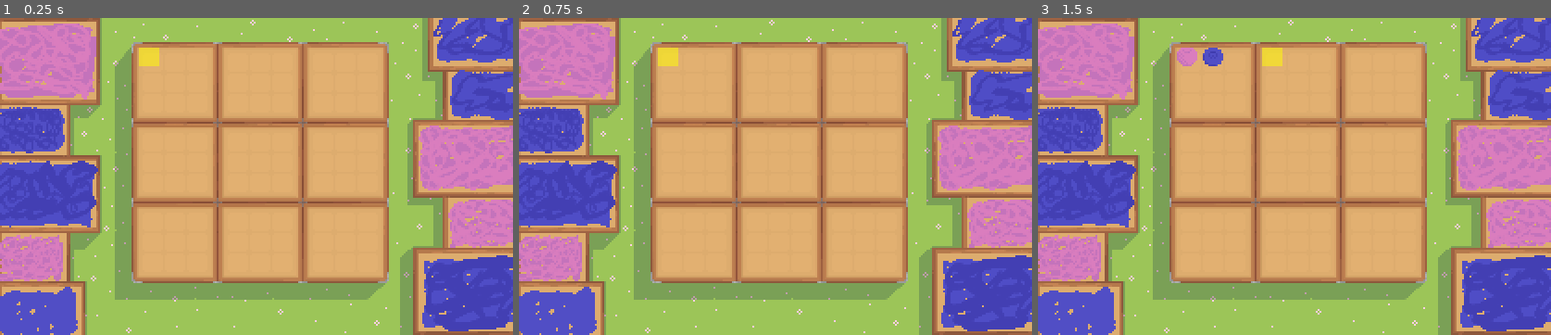
Above: before the commit, frames 1-3 (left to right).
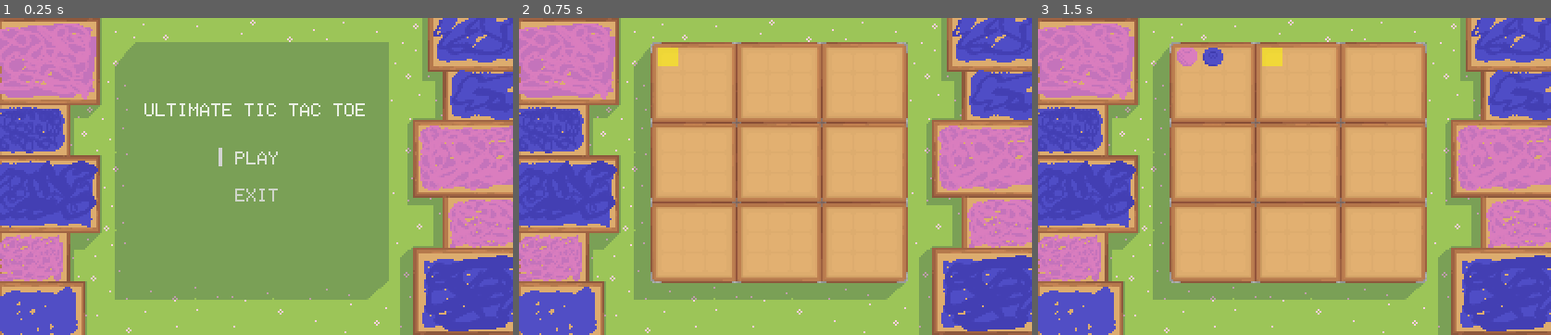
Above: after the commit, the same moments.

Repository: Foxsia/UltimateTicTacToe
Game: Godot game, scene res://scenes/screens/MainMenu.tscn
Two runs of this game, one before a commit and one after it. Both use one fixed random seed, a clock stepped at 60 frames per second and the inputs below. Before the commit the project starts from res://scenes/game/game.tscn.
Inputs (mouse positions are in pixels of both pictures, inside the frame that each line leads up to):
- Up to frame 1 (0.25 s): no input
- Up to frame 2 (0.75 s): click (775, 157) at 0.5 s, where only the run after the commit has a clickable "PLAY"
- Up to frame 3 (1.5 s): tap Enter (confirm) at 1.25 s; hold D (move_right) from 1.28 s (still down); hold Enter (confirm) from 1.28 s (still down)

The runs differ from the first frame. In frame 1, 38% of the frame differs, in the area x 25-76%, y 7-84%; in frame 2, nothing differs; in frame 3, nothing differs.

Commit message:
add main menu scene

Diff:
--- a/project.godot
+++ b/project.godot
@@ -63,7 +63,7 @@
 [application]
 
 config/name="TicTacToe"
-run/main_scene="res://scenes/game/game.tscn"
+run/main_scene="res://scenes/screens/MainMenu.tscn"
 config/icon="res://icon.png"
 
 [display]
--- /dev/null
+++ b/scenes/screens/MainMenu.tscn
@@ -0,0 +1,74 @@
+[gd_scene load_steps=8 format=2]
+
+[ext_resource path="res://assets/textures/background.png" type="Texture" id=1]
+[ext_resource path="res://assets/fonts/Doto-Black.ttf" type="DynamicFontData" id=2]
+[ext_resource path="res://scripts/screens/MainMenu.gd" type="Script" id=3]
+
+[sub_resource type="DynamicFont" id=1]
+size = 10
+font_data = ExtResource( 2 )
+
+[sub_resource type="DynamicFont" id=2]
+size = 10
+font_data = ExtResource( 2 )
+
+[sub_resource type="StyleBoxEmpty" id=3]
+
+[sub_resource type="StyleBoxEmpty" id=4]
+
+[node name="MainMenu" type="Control"]
+anchor_right = 1.0
+anchor_bottom = 1.0
+script = ExtResource( 3 )
+
+[node name="TextureRect" type="TextureRect" parent="."]
+margin_right = 40.0
+margin_bottom = 40.0
+texture = ExtResource( 1 )
+
+[node name="Title" type="Label" parent="."]
+margin_left = 78.0
+margin_top = 43.0
+margin_right = 198.0
+margin_bottom = 72.0
+custom_fonts/font = SubResource( 1 )
+text = "ULTIMATE TIC TAC TOE
+"
+
+[node name="PlayButton" type="Button" parent="."]
+margin_left = 118.0
+margin_top = 66.0
+margin_right = 161.0
+margin_bottom = 86.0
+focus_neighbour_bottom = NodePath("../ExitButton")
+custom_fonts/font = SubResource( 2 )
+custom_styles/focus = SubResource( 3 )
+text = "PLAY"
+flat = true
+
+[node name="FocusLine" type="ColorRect" parent="PlayButton"]
+margin_top = 4.0
+margin_right = 2.0
+margin_bottom = 14.0
+color = Color( 0.831373, 0.831373, 0.831373, 1 )
+
+[node name="ExitButton" type="Button" parent="."]
+margin_left = 118.0
+margin_top = 86.0
+margin_right = 161.0
+margin_bottom = 106.0
+focus_neighbour_top = NodePath("../PlayButton")
+custom_fonts/font = SubResource( 2 )
+custom_styles/focus = SubResource( 4 )
+text = "EXIT"
+flat = true
+
+[node name="FocusLine" type="ColorRect" parent="ExitButton"]
+visible = false
+margin_top = 4.0
+margin_right = 2.0
+margin_bottom = 14.0
+color = Color( 0.831373, 0.831373, 0.831373, 1 )
+
+[connection signal="pressed" from="PlayButton" to="." method="_on_play_button_pressed"]
+[connection signal="pressed" from="ExitButton" to="." method="_on_exit_button_pressed"]
--- /dev/null
+++ b/scripts/screens/MainMenu.gd
@@ -0,0 +1,31 @@
+extends Control
+
+func _on_play_button_pressed():
+	get_tree().change_scene("res://scenes/game/game.tscn")
+
+
+func _on_exit_button_pressed():
+	get_tree().quit()
+
+func _ready():
+	$PlayButton.grab_focus()
+	$PlayButton.connect("focus_entered", self, "_on_play_focus_entered")
+	$PlayButton.connect("focus_exited", self, "_on_play_focus_exited")
+
+	$ExitButton.connect("focus_entered", self, "_on_exit_focus_entered")
+	$ExitButton.connect("focus_exited", self, "_on_exit_focus_exited")
+
+
+func _on_play_focus_entered():
+	$PlayButton/FocusLine.show()
+
+
+func _on_play_focus_exited():
+	$PlayButton/FocusLine.hide()
+
+func _on_exit_focus_entered():
+	$ExitButton/FocusLine.show()
+
+
+func _on_exit_focus_exited():
+	$ExitButton/FocusLine.hide()
